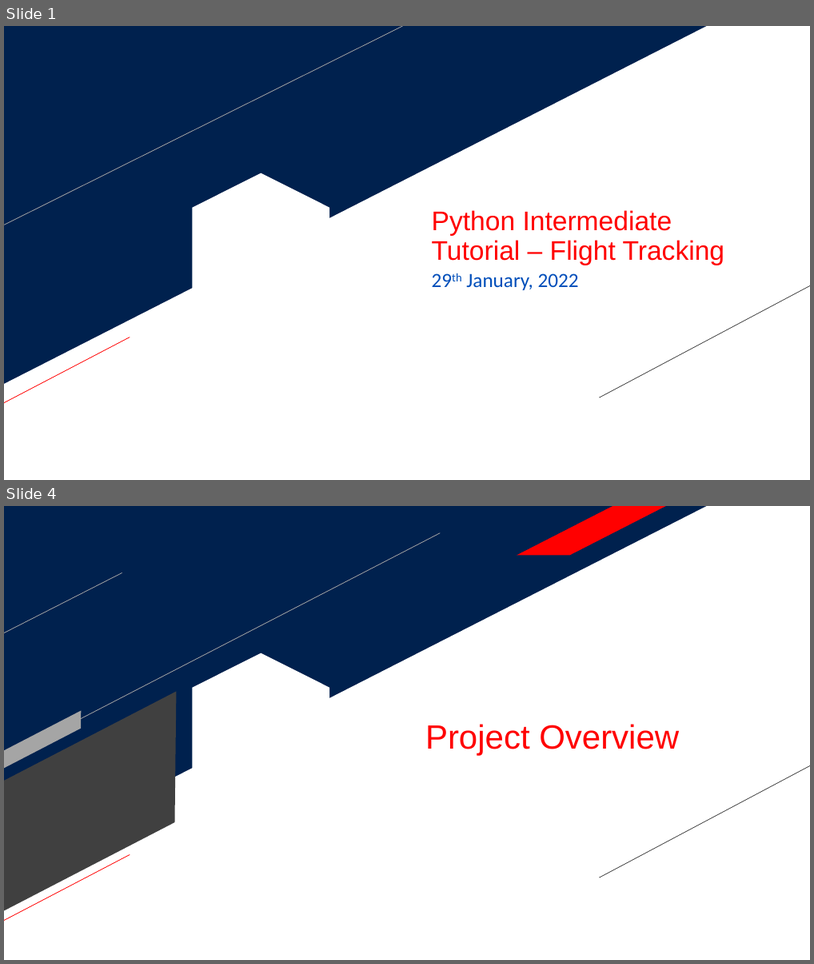
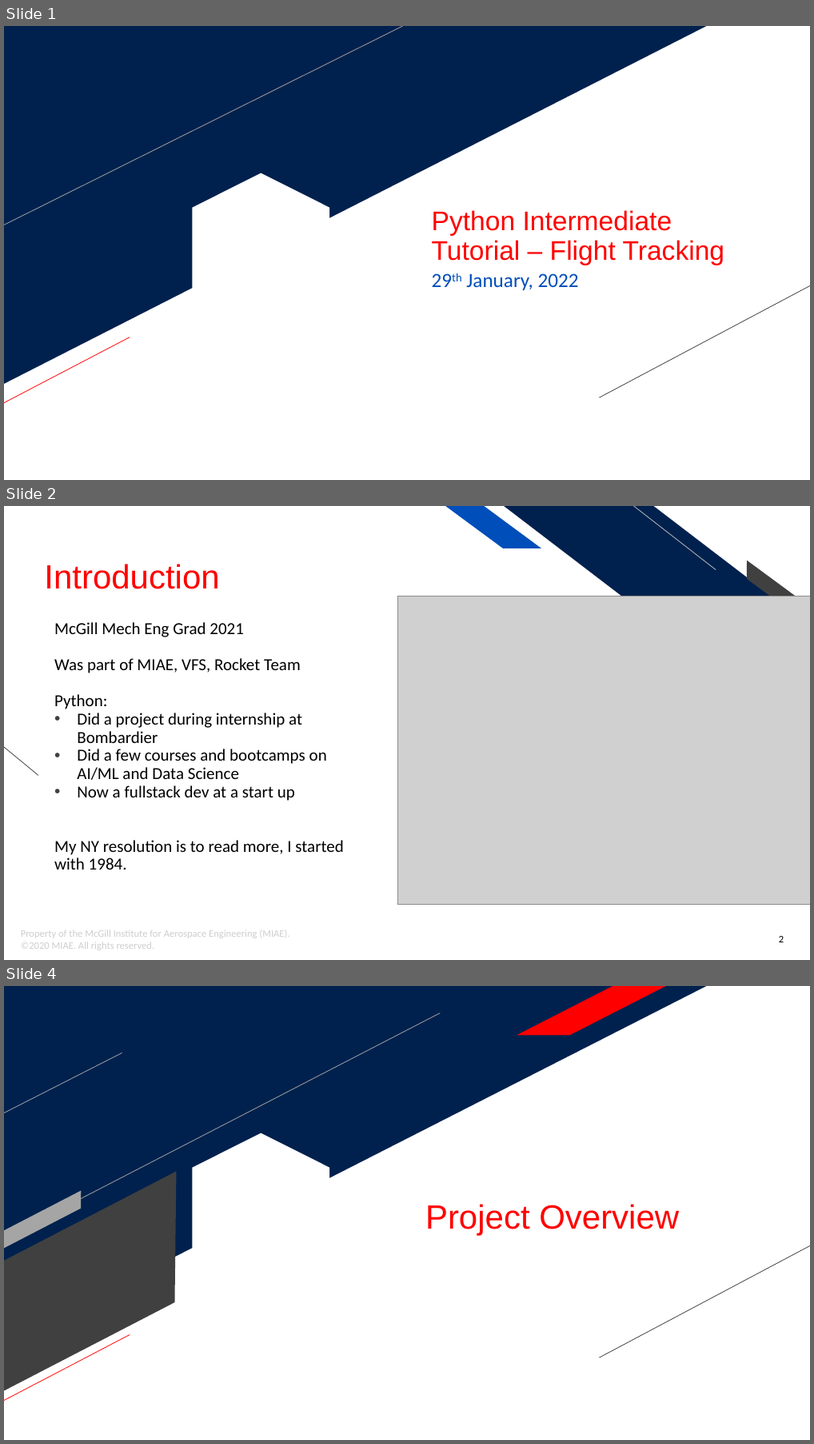
Before and after one commit to mowglu/MIAE-Python, a slide deck: Python Tutorial - MIAE.pptx. Shown one above the other, each under a label of ours: slides 1 and 4 before the commit, slides 1, 2 and 4 after it; the slides between them are not shown. The pictures are 814x964 and 814x1444 pixels, drawn with LibreOffice and Linux fonts; fonts in the diff are those of the drawing; grey boxes stand for pictures; background and template pictures are left out. Boxes give left, top, right and bottom in pixels: in the first picture for what was removed or moved away, otherwise in the second. Text is boxed around its words. In the diff, an @@ line names an element or a change of style, - is before the commit and + after.

```diff
--- a/Python Tutorial - MIAE.pptx
+++ b/Python Tutorial - MIAE.pptx
@@ slide 2 added at (4, 506, 810, 960), background #FFFFFF @@
@@ parallelogram added at (446, 506, 542, 548), fill #004EBA @@
@@ diag stripe added at (504, 506, 810, 740), fill #00214E @@
@@ line added from (717, 569) to (634, 506), #BFBFBF 0.75 pt @@
@@ title added at (44, 564, 219, 589), 40 pt, text #FF0000 @@
+Introduction
@@ parallelogram added at (738, 560, 810, 625), fill #404040 @@
@@ picture added at (398, 596, 810, 904) @@
@@ text added at (54, 622, 344, 869), 20 pt, text #000000 @@
+McGill Mech Eng Grad 2021
+Was part of MIAE, VFS, Rocket Team
+Python:
+• Did a project during internship at Bombardier
+• Did a few courses and bootcamps on AI/ML and Data Science
+• Now a fullstack dev at a start up
+My NY resolution is to read more, I started with 1984.
@@ line added from (130, 850) to (4, 746), #404040 0.75 pt @@
@@ text added at (21, 930, 290, 950), 12 pt, text #D0CECE @@
+Property of the McGill Institute for Aerospace Engineering (MIAE).
+©2020 MIAE. All rights reserved.
@@ page number added at (779, 936, 784, 942), 12 pt, text #000000 @@
+2
```
Also in this commit, not shown: 7 slides changed, 2 other slides added, 1 slide removed.
